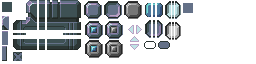
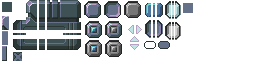
The second w=256, h=64 image is a revision of the first. Changes to its layers:
painted on "cbox_en_ch" over [89, 25, 103, 39]
painted on "cbox_en_un" over [109, 25, 123, 39]
painted on "cbox_dis_ch" over [89, 44, 103, 58]
painted on "cbx_dis_un" over [109, 44, 123, 58]
painted on "button_en" over [88, 5, 102, 19]
painted on "button_pres" over [108, 5, 122, 19]
painted on "button_dis" over [128, 5, 142, 19]
